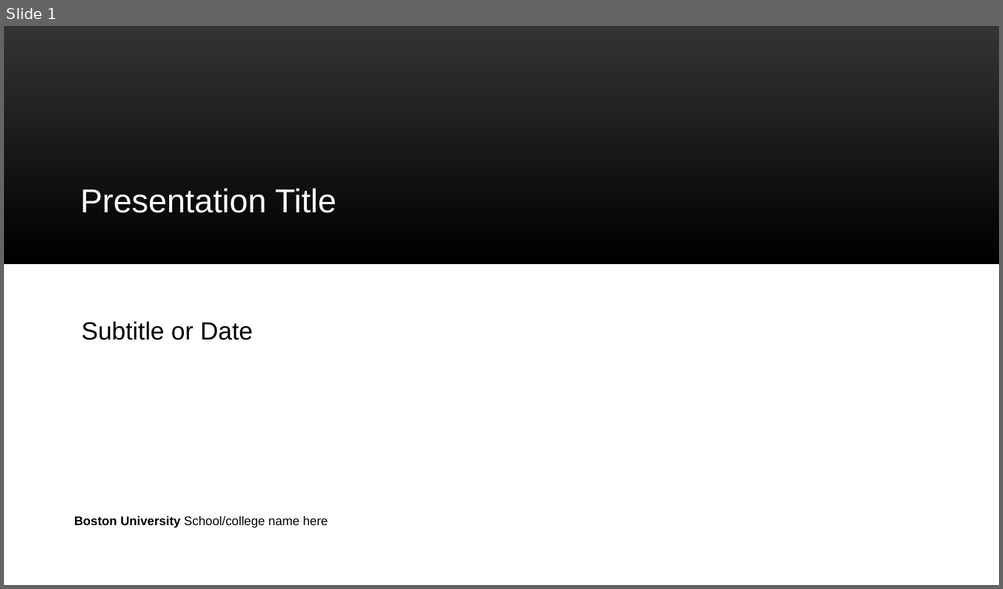
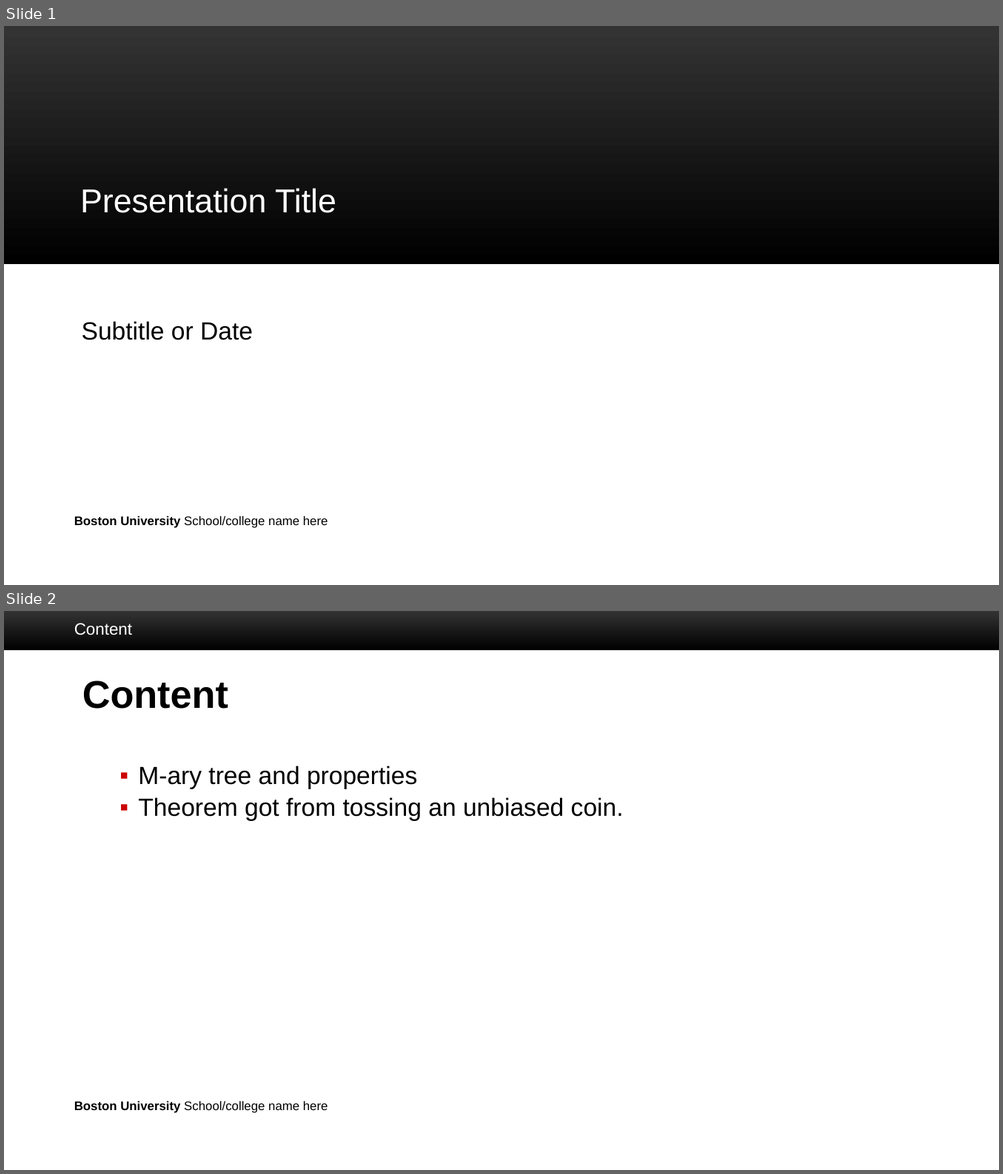
Before and after one commit to CMander02/TreeAlgorithms, a slide deck: PPT Templates/BU_PowerPoint_template_16_9.pptx. Shown one above the other, each under a label of ours: slide 1 before the commit, slides 1 and 2 after it. The pictures are 1003x589 and 1003x1174 pixels, drawn with LibreOffice and Linux fonts; fonts in the diff are those of the drawing; background and template pictures are left out. Boxes give left, top, right and bottom in pixels: in the first picture for what was removed or moved away, otherwise in the second. Text is boxed around its words. In the diff, an @@ line names an element or a change of style, - is before the commit and + after.

```diff
--- a/PPT Templates/BU_PowerPoint_template_16_9.pptx
+++ b/PPT Templates/BU_PowerPoint_template_16_9.pptx
@@ slide 2 added at (4, 611, 999, 1170), background #FFFFFF; not listed: 2 template elements that a slide beside it also shows @@
@@ text added at (74, 623, 132, 635), 12 pt, text #FFFFFF @@
+Content
@@ title added at (82, 681, 228, 709), 28 pt, text #000000, bold @@
+Content
@@ text added at (138, 766, 623, 820), 18 pt, text #000000 @@
+  ▪ M-ary tree and properties
+  ▪ Theorem got from tossing an unbiased coin.
```
Also in this commit, not shown: 13 other slides added, 1 slide removed, 25 other files.
